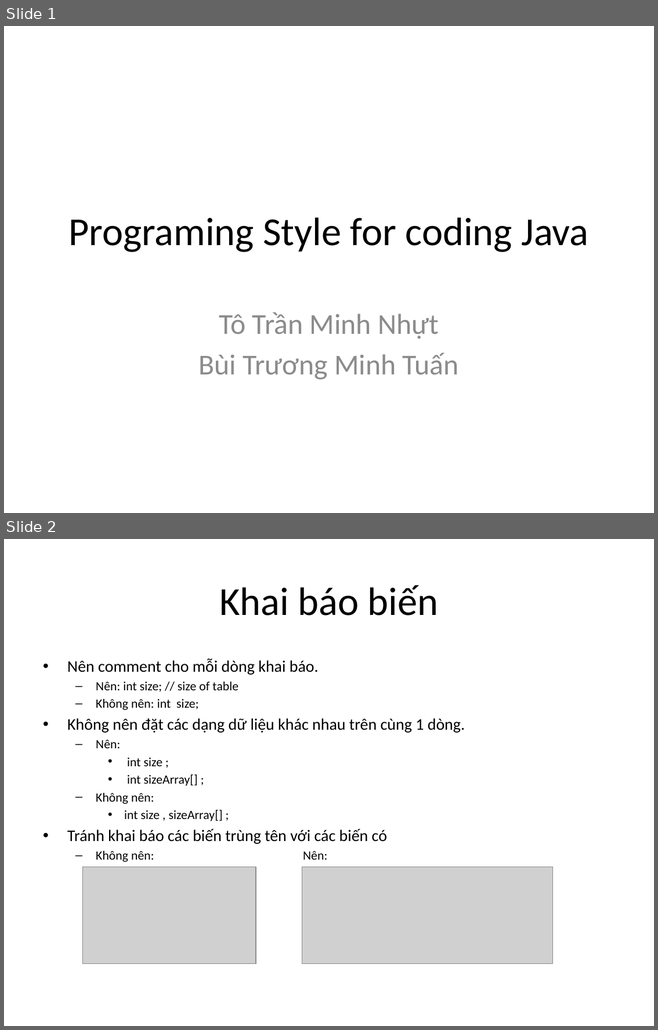
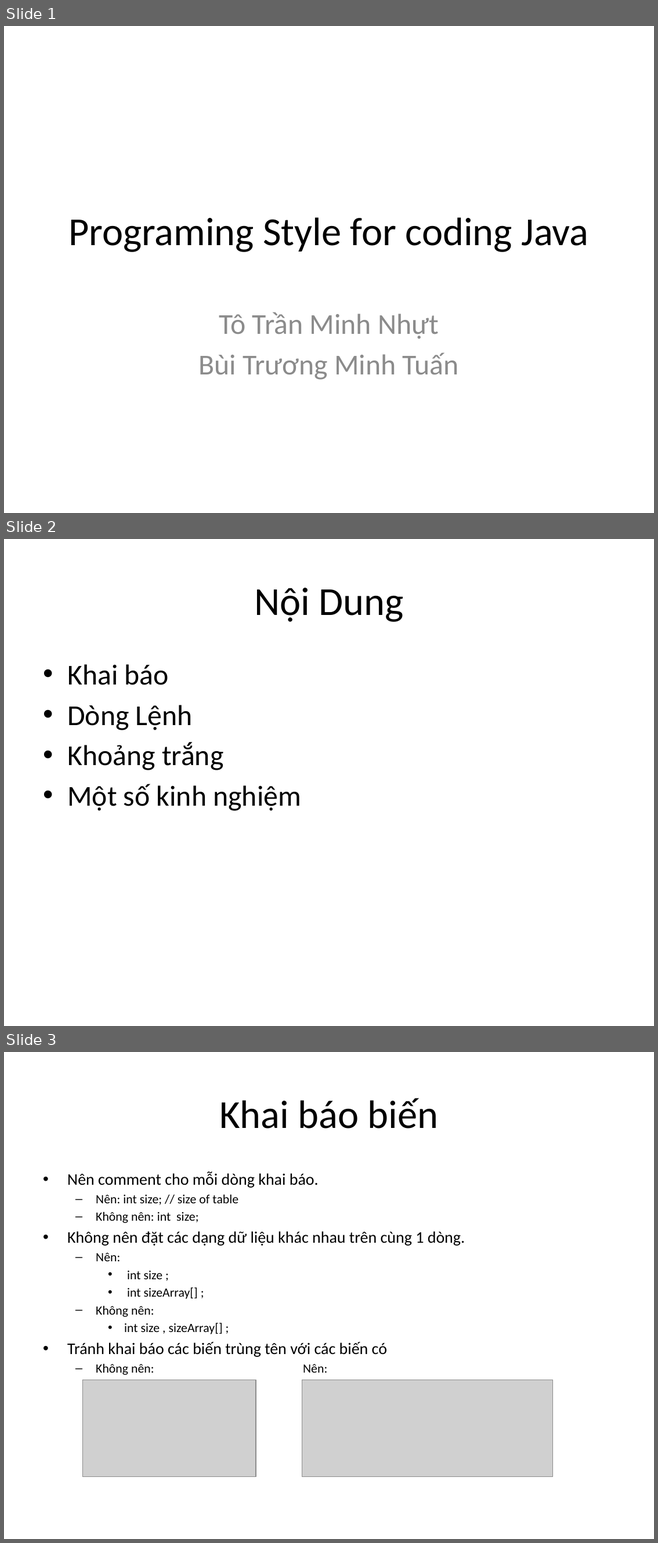
Before and after one commit to ToTranMinhNhut/Java-SE8-Fundamentals, a slide deck: programing style.pptx. Shown one above the other, each under a label of ours: slides 1 and 2 before the commit, slides 1, 2 and 3 after it. The pictures are 658x1030 and 658x1543 pixels, drawn with LibreOffice and Linux fonts; fonts in the diff are those of the drawing; grey boxes stand for pictures. Boxes give left, top, right and bottom in pixels: in the first picture for what was removed or moved away, otherwise in the second. Text is boxed around its words. In the diff, an @@ line names an element or a change of style, - is before the commit and + after.

```diff
--- a/programing style.pptx
+++ b/programing style.pptx
@@ slide 2 added at bbox=[4, 539, 654, 1026], background #FFFFFF @@
@@ title added at bbox=[254, 588, 403, 622], 44 pt, text #000000 @@
+Nội Dung
@@ text added at bbox=[67, 664, 301, 811], 32 pt, text #000000 @@
+• Khai báo
+• Dòng Lệnh
+• Khoảng trắng
+• Một số kinh nghiệm
@@ what was slide 2 is now slide 3 @@
```
Also in this commit, not shown: 3 slides changed, 8 other slides added.
